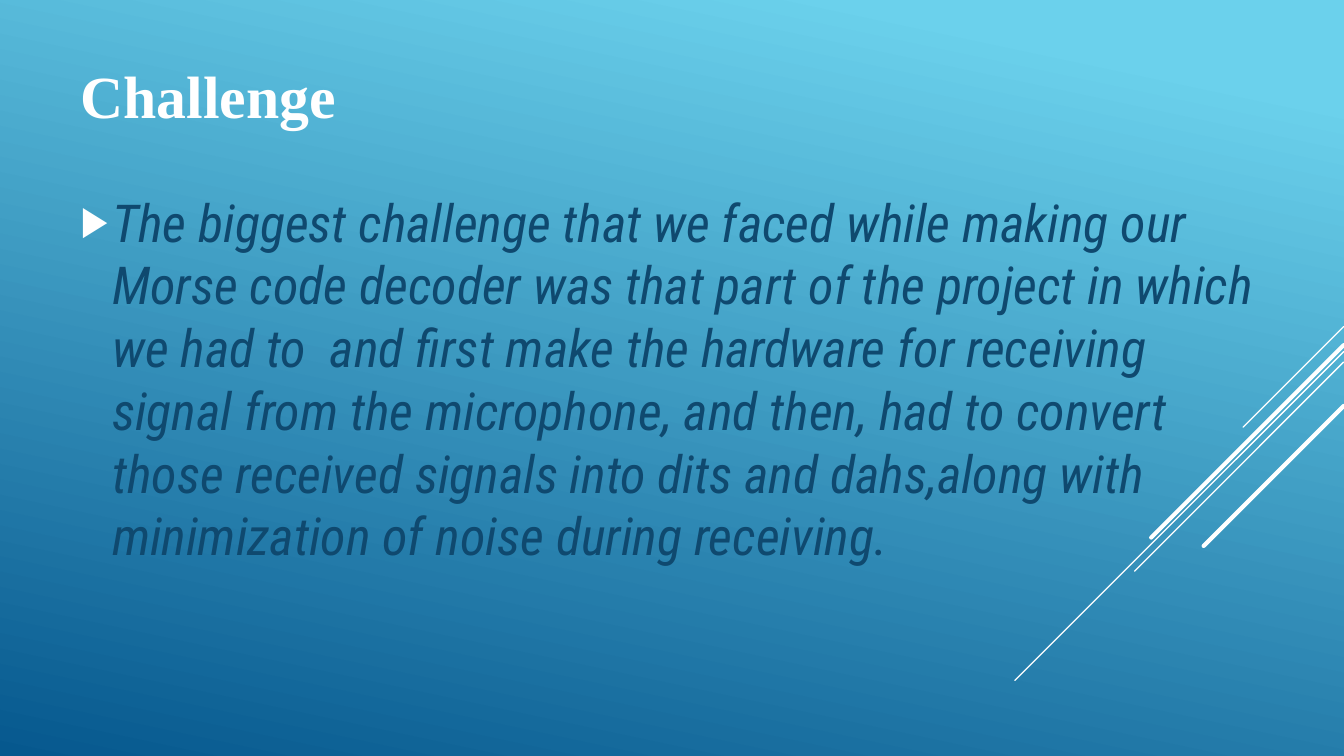
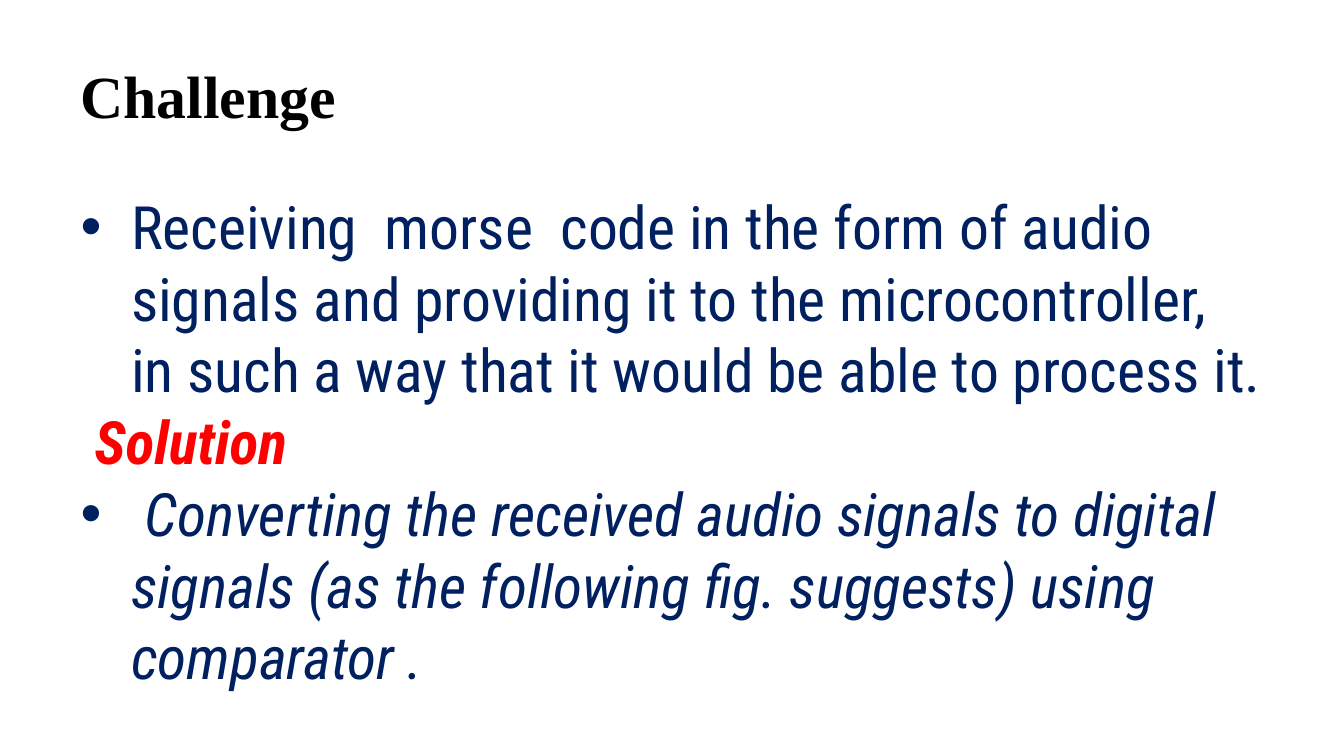
Before and after one commit to ajinkyagorad/CS101_MorseCodeDecoder, a slide deck: slide 7 of Presentation.pptx. Drawn at 1344x756 pixels with LibreOffice and Linux fonts; fonts in the diff are those of the drawing. Boxes give left, top, right and bottom in pixels: in the first picture for what was removed or moved away, otherwise in the second. Text is boxed around its words. In the diff, an @@ line names an element or a change of style, - is before the commit and + after.

```diff
--- a/Presentation.pptx
+++ b/Presentation.pptx
@@ background gradient #6ED2EB to #06588E to #FFFFFF @@
@@ text "Challenge" at [81,76,336,130]: text colour #FFFFFF to #000000 @@
@@ text at [94,203,1260,691]: text changed; size 28 to 32 pt; text colour #0F496F to #002060; italic off @@
-▶ The biggest challenge that we faced while making our Morse code decoder was that part of the project in which we had to and first make the hardware for receiving signal from the microphone, and then, had to convert those received signals into dits and dahs,along with minimization of noise during receiving.
+• Receiving morse code in the form of audio signals and providing it to the microcontroller, in such a way that it would be able to process it.
+Solution
+• Converting the received audio signals to digital signals (as the following fig. suggests) using comparator .
@@ group removed at [1015,327,1344,680]: 5 lines @@
```
Also in this commit, not shown: 10 other slides changed, 4 slides added, 2 slides removed, 27 other files.
